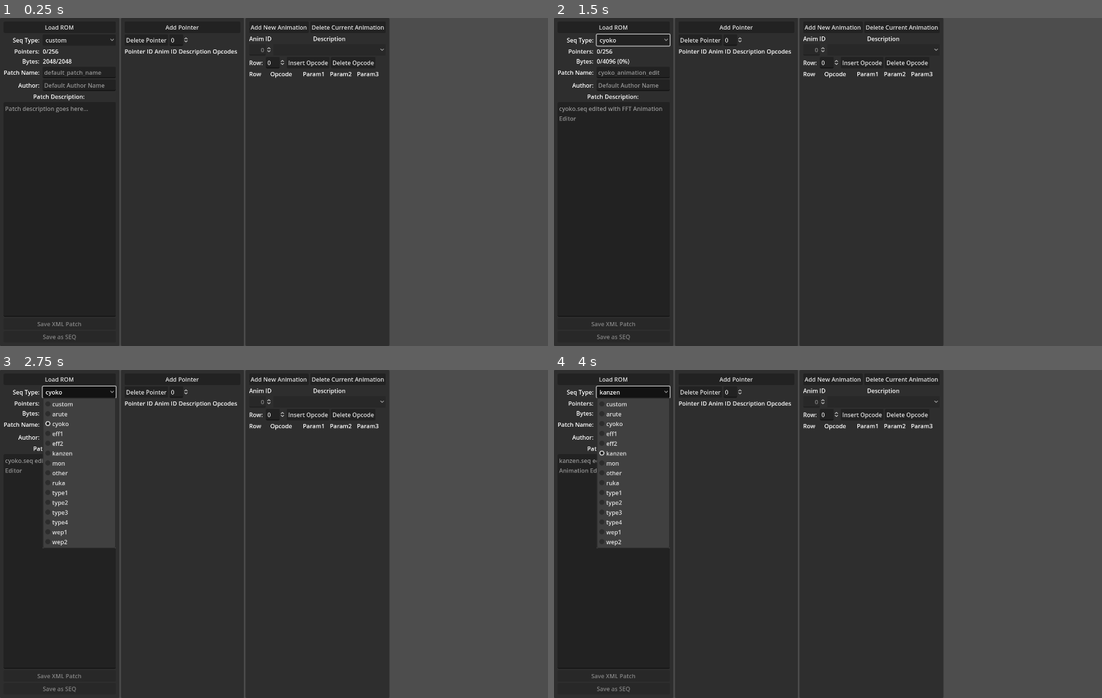
Above: before the commit, frames 1-4 (two rows, left to right).
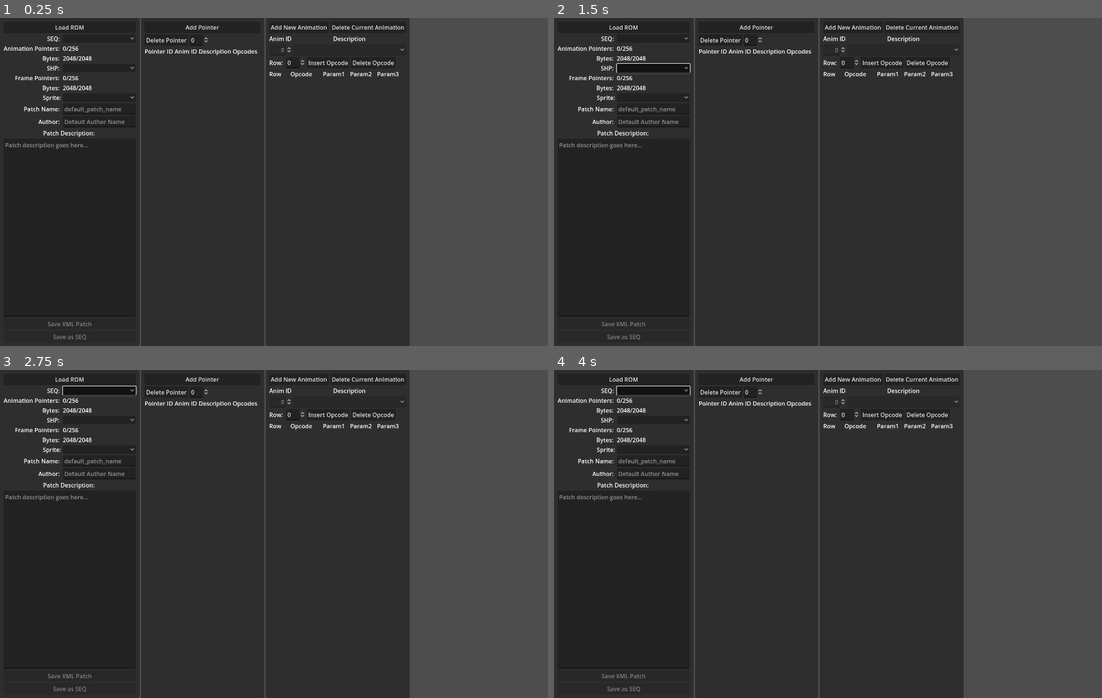
Above: after the commit, the same moments.

Repository: mrgudenheim/fftae
Game: Godot game, scene res://src/main.tscn
Same seed, same stepped clock (60 frames per second), same inputs: the game is played once before the commit and once after it.
Inputs (mouse positions are in pixels of both pictures, inside the frame that each line leads up to):
- Up to frame 1 (0.25 s): no input
- Up to frame 2 (1.5 s): click (630, 40) at 0.5 s, where only the run before the commit has a clickable "custom"; click (652, 67) at 1.27 s
- Up to frame 3 (2.75 s): click (76, 392) at 2 s, where only the run before the commit has a clickable "cyoko"
- Up to frame 4 (4 s): click (652, 448) at 2.77 s; click (630, 392) at 3.5 s, where only the run before the commit has a clickable "kanzen"

The runs differ from the first frame. In frame 1, 7.3% of the frame differs, in the area x 0-75%, y 0-100%; in frame 2, 7.6%; in frame 3, 10%; in frame 4, 10%.

Commit message:
populate info based on file from rom

Diff:
--- a/src/main.gd
+++ b/src/main.gd
@@ -100,12 +100,6 @@
 		var sector_split_bytes: int = sector_delta * (bytes_per_sector_header + bytes_per_sector_footer)
 		shp_metadata_size_offsets[key] = shp_metadata_size_offsets[key] - (directory_start_sector * bytes_per_sector) - sector_split_bytes - bytes_per_sector_header
 
-	settings_ui.patch_type_options.clear()
-	settings_ui.patch_type_options.add_item("custom")
-
-	for key: String in seq_metadata_size_offsets.keys():
-		settings_ui.patch_type_options.add_item(key)
-
 
 func _on_load_rom_pressed() -> void:
 	load_rom_dialog.visible = true
@@ -138,23 +132,30 @@
 		var file_data: PackedByteArray = record.get_file_data(rom)
 		match record.name.get_extension():
 			"SPR":
-				var spr: Spr = Spr.new()
-				spr.set_data(file_data)
-				sprites[record.name] = spr
+				var new_spr: Spr = Spr.new()
+				new_spr.set_data(file_data)
+				sprites[record.name] = new_spr
 			"SHP":
-				var shp: Shp = Shp.new()
-				shp.set_name(record.name)
-				shp.set_data_from_shp_bytes(file_data)
-				shps[record.name] = shp
+				var new_shp: Shp = Shp.new()
+				new_shp.set_name(record.name)
+				new_shp.set_data_from_shp_bytes(file_data)
+				shps[record.name] = new_shp
 			"SEQ":
-				var seq: Seq = Seq.new()
-				seq.set_name(record.name)
-				seq.set_data_from_seq_bytes(file_data)
-				seqs[record.name] = seq
+				var new_seq: Seq = Seq.new()
+				new_seq.set_name(record.name)
+				new_seq.set_data_from_seq_bytes(file_data)
+				seqs[record.name] = new_seq
 			_:
-				push_warning(record.name + ": Don't recognize file extension")
-
-
+				push_warning(record.name + ": File extension not recognized")
+
+	settings_ui.seq_options.clear()
+	for key: String in seqs.keys():
+		settings_ui.seq_options.add_item(key)
+
+	save_xml_button.disabled = false
+	save_seq_button.disabled = false
+
+	settings_ui._on_seq_file_options_item_selected(settings_ui.seq_options.selected)
 
 
 func _on_load_seq_pressed() -> void:
@@ -298,7 +299,6 @@
 func populate_opcode_list(opcode_grid_parent: GridContainer, seq_id: int) -> void:
 	clear_grid_container(opcode_grid_parent, 1) # keep header row
 
-	var seq_temp: Seq = FFTae.seq
 	for seq_part_index: int in FFTae.seq.sequences[seq_id].seq_parts.size():
 		var id_label: Label = Label.new()
 		id_label.text = str(seq_part_index)
@@ -320,7 +320,6 @@
 				opcode_options.item_selected.emit(opcode_options_index)
 				break
 
-		var seq_temp2: Seq = FFTae.seq
 		for param_index: int in FFTae.seq.sequences[seq_id].seq_parts[seq_part_index].parameters.size():
 			opcode_options.param_spinboxes[param_index].value = FFTae.seq.sequences[seq_id].seq_parts[seq_part_index].parameters[param_index]
 
--- a/src/main.tscn
+++ b/src/main.tscn
@@ -35,12 +35,12 @@
 grow_horizontal = 2
 grow_vertical = 2
 
-[node name="SettingsPanel" type="PanelContainer" parent="HBoxContainer" node_paths=PackedStringArray("patch_type_options", "animations_slots_text", "byt …(165 unchanged characters)…
+[node name="SettingsPanel" type="PanelContainer" parent="HBoxContainer" node_paths=PackedStringArray("seq_options", "animations_slots_text", "byt …(165 unchanged characters)…
 layout_mode = 2
 script = ExtResource("2_hmnjv")
-patch_type_options = NodePath("MarginContainer/VBoxContainer/Info/PatchType")
-animations_slots_text = NodePath("MarginContainer/VBoxContainer/Info/EmptyAnimationSlotsNum")
-bytes_text = NodePath("MarginContainer/VBoxContainer/Info/EmptyBytesNum")
+seq_options = NodePath("MarginContainer/VBoxContainer/Info/SeqFileOptions")
+animations_slots_text = NodePath("MarginContainer/VBoxContainer/Info/NumEmptyAnimationPointers")
+bytes_text = NodePath("MarginContainer/VBoxContainer/Info/NumEmptySeqBytes")
 patch_name_edit = NodePath("MarginContainer/VBoxContainer/Info/PatchNameLineEdit")
 author_name_edit = NodePath("MarginContainer/VBoxContainer/Info/AuthorLineEdit")
 patch_description_edit = NodePath("MarginContainer/VBoxContainer/DescriptionTextEdit")
@@ -91,33 +91,69 @@
 layout_mode = 2
 columns = 2
 
-[node name="PatchStart" type="Label" parent="HBoxContainer/SettingsPanel/MarginContainer/VBoxContainer/Info"]
-layout_mode = 2
-text = "Seq Type: "
-horizontal_alignment = 2
-
-[node name="PatchType" type="OptionButton" parent="HBoxContainer/SettingsPanel/MarginContainer/VBoxContainer/Info"]
-layout_mode = 2
-
-[node name="EmptyAnimationSlots" type="Label" parent="HBoxContainer/SettingsPanel/MarginContainer/VBoxContainer/Info"]
-layout_mode = 2
-text = "Pointers: "
-horizontal_alignment = 2
-
-[node name="EmptyAnimationSlotsNum" type="Label" parent="HBoxContainer/SettingsPanel/MarginContainer/VBoxContainer/Info"]
+[node name="SeqFile" type="Label" parent="HBoxContainer/SettingsPanel/MarginContainer/VBoxContainer/Info"]
+layout_mode = 2
+text = "SEQ: "
+horizontal_alignment = 2
+
+[node name="SeqFileOptions" type="OptionButton" parent="HBoxContainer/SettingsPanel/MarginContainer/VBoxContainer/Info"]
+layout_mode = 2
+
+[node name="EmptyAnimationPointers" type="Label" parent="HBoxContainer/SettingsPanel/MarginContainer/VBoxContainer/Info"]
+layout_mode = 2
+text = "Animation Pointers: "
+horizontal_alignment = 2
+
+[node name="NumEmptyAnimationPointers" type="Label" parent="HBoxContainer/SettingsPanel/MarginContainer/VBoxContainer/Info"]
 layout_mode = 2
 text = "0/256"
 label_settings = SubResource("LabelSettings_8s6nw")
 
-[node name="EmptyBytes" type="Label" parent="HBoxContainer/SettingsPanel/MarginContainer/VBoxContainer/Info"]
+[node name="EmptySeqBytes" type="Label" parent="HBoxContainer/SettingsPanel/MarginContainer/VBoxContainer/Info"]
 layout_mode = 2
 text = "Bytes: "
 horizontal_alignment = 2
 
-[node name="EmptyBytesNum" type="Label" parent="HBoxContainer/SettingsPanel/MarginContainer/VBoxContainer/Info"]
+[node name="NumEmptySeqBytes" type="Label" parent="HBoxContainer/SettingsPanel/MarginContainer/VBoxContainer/Info"]
 layout_mode = 2
 text = "2048/2048"
 label_settings = SubResource("LabelSettings_bugng")
+
+[node name="ShpFile" type="Label" parent="HBoxContainer/SettingsPanel/MarginContainer/VBoxContainer/Info"]
+layout_mode = 2
+text = "SHP: "
+horizontal_alignment = 2
+
+[node name="ShpFileSelector" type="OptionButton" parent="HBoxContainer/SettingsPanel/MarginContainer/VBoxContainer/Info"]
+layout_mode = 2
+
+[node name="EmptyFramePointers" type="Label" parent="HBoxContainer/SettingsPanel/MarginContainer/VBoxContainer/Info"]
+layout_mode = 2
+text = "Frame Pointers: "
+horizontal_alignment = 2
+
+[node name="NumEmptyFramePoitners" type="Label" parent="HBoxContainer/SettingsPanel/MarginContainer/VBoxContainer/Info"]
+layout_mode = 2
+text = "0/256"
+label_settings = SubResource("LabelSettings_8s6nw")
+
+[node name="EmptyShpBytes" type="Label" parent="HBoxContainer/SettingsPanel/MarginContainer/VBoxContainer/Info"]
+layout_mode = 2
+text = "Bytes: "
+horizontal_alignment = 2
+
+[node name="NumEmptyShpBytes" type="Label" parent="HBoxContainer/SettingsPanel/MarginContainer/VBoxContainer/Info"]
+layout_mode = 2
+text = "2048/2048"
+label_settings = SubResource("LabelSettings_bugng")
+
+[node name="Sprite" type="Label" parent="HBoxContainer/SettingsPanel/MarginContainer/VBoxContainer/Info"]
+layout_mode = 2
+text = "Sprite:"
+horizontal_alignment = 2
+
+[node name="SpriteSelector" type="OptionButton" parent="HBoxContainer/SettingsPanel/MarginContainer/VBoxContainer/Info"]
+layout_mode = 2
 
 [node name="PatchNameLabel" type="Label" parent="HBoxContainer/SettingsPanel/MarginContainer/VBoxContainer/Info"]
 layout_mode = 2
@@ -337,7 +373,7 @@
 [connection signal="file_selected" from="HBoxContainer/SettingsPanel/MarginContainer/VBoxContainer/LoadRom/LoadRomDialog" to="." method="_on_load_rom_dialog_file_selected"]
 [connection signal="pressed" from="HBoxContainer/SettingsPanel/MarginContainer/VBoxContainer/LoadSEQ" to="." method="_on_load_seq_pressed"]
 [connection signal="file_selected" from="HBoxContainer/SettingsPanel/MarginContainer/VBoxContainer/LoadSEQ/LoadFileDialog" to="." method="_on_load_file_dialog_file_selected"]
-[connection signal="item_selected" from="HBoxContainer/SettingsPanel/MarginContainer/VBoxContainer/Info/PatchType" to="HBoxContainer/SettingsPanel" method="_on_patch_type_item_selected"]
+[connection signal="item_selected" from="HBoxContainer/SettingsPanel/MarginContainer/VBoxContainer/Info/SeqFileOptions" to="HBoxContainer/SettingsPanel" method="_on_seq_file_options_item_selected"]
 [connection signal="pressed" from="HBoxContainer/SettingsPanel/MarginContainer/VBoxContainer/SaveAsXml" to="." method="_on_save_as_xml_pressed"]
 [connection signal="file_selected" from="HBoxContainer/SettingsPanel/MarginContainer/VBoxContainer/SaveAsXml/SaveXmlDialog" to="." method="_on_save_xml_dialog_file_selected"]
 [connection signal="pressed" from="HBoxContainer/SettingsPanel/MarginContainer/VBoxContainer/SaveAsSEQ" to="." method="_on_save_as_seq_pressed"]
--- a/src/settings_ui.gd
+++ b/src/settings_ui.gd
@@ -1,7 +1,7 @@
 class_name SettingsUi
 extends Node
 
-@export var patch_type_options: OptionButton
+@export var seq_options: OptionButton
 @export var animations_slots_text: Label
 @export var bytes_text: Label
 @export var patch_name_edit: LineEdit
@@ -76,7 +76,7 @@
 	var percent_of_max:String = " (%.f%%)" % [100 * current/float(max_value)]
 	ui.text = str(current) + "/" + str(max_value) + percent_of_max
 
-	var type: String = patch_type_options.get_item_text(patch_type_options.selected)
+	var type: String = seq_options.get_item_text(seq_options.selected)
 	if current > max_value:
 		ui.label_settings.font_color = Color.DARK_RED
 	elif FFTae.original_sizes.has(type):
@@ -86,32 +86,6 @@
 			ui.label_settings.font_color = Color.WHITE
 	else:
 		ui.label_settings.font_color = Color.WHITE
-
-
-func on_seq_data_loaded(seq: Seq) -> void:
-	for index in patch_type_options.item_count:
-		if patch_type_options.get_item_text(index) == seq.file_name:
-			patch_type_options.select(index)
-			_on_patch_type_item_selected(patch_type_options.selected)
-			break
-
-	current_animation_slots = seq.sequence_pointers.size()
-	max_animation_slots = seq.section2_length / 4
-	current_bytes = seq.toal_length
-
-	if FFTae.original_sizes.has(seq.file_name):
-		max_bytes = ceil(FFTae.original_sizes[seq.file_name] / float(FFTae.data_bytes_per_sector)) * FFTae.data_bytes_per_sector as int
-
-	var type: String = patch_type_options.get_item_text(patch_type_options.selected)
-	patch_description_edit.placeholder_text = type + ".seq edited with FFT Animation Editor"
-	patch_name_edit.placeholder_text = type + "_animation_edit"
-
-	animation_id_spinbox.max_value = seq.sequences.size() - 1
-	animation_id_spinbox.editable = true
-
-	pointer_index_spinbox.max_value = seq.sequence_pointers.size() - 1
-
-	update_animation_description_options(seq)
 
 
 func update_animation_description_options(seq: Seq) -> void:
@@ -127,11 +101,30 @@
 		animation_name_options.disabled = false
 
 
-func _on_patch_type_item_selected(index: int) -> void:
-	var type: String = patch_type_options.get_item_text(index)
+func _on_seq_file_options_item_selected(index: int) -> void:
+	var type: String = seq_options.get_item_text(index)
+	FFTae.seq = FFTae.ae.seqs[type]
 
-	if FFTae.original_sizes.has(type):
-		max_bytes = ceil(FFTae.original_sizes[type] / float(FFTae.data_bytes_per_sector)) * FFTae.data_bytes_per_sector as int
+	if FFTae.ae.file_records.has(type):
+		max_bytes = ceil(FFTae.ae.file_records[type].size / float(FFTae.data_bytes_per_sector)) * FFTae.data_bytes_per_sector as int
 
 	patch_description_edit.placeholder_text = type + ".seq edited with FFT Animation Editor"
 	patch_name_edit.placeholder_text = type + "_animation_edit"
+
+	current_animation_slots = FFTae.seq.sequence_pointers.size()
+	max_animation_slots = FFTae.seq.section2_length / 4
+	current_bytes = FFTae.seq.toal_length
+
+	animation_id_spinbox.max_value = FFTae.seq.sequences.size() - 1
+	animation_id_spinbox.editable = true
+
+	pointer_index_spinbox.max_value = FFTae.seq.sequence_pointers.size() - 1
+
+	update_animation_description_options(FFTae.seq)
+
+	FFTae.ae.populate_animation_list(FFTae.ae.animation_list_container, FFTae.seq)
+	FFTae.ae.populate_opcode_list(FFTae.ae.opcode_list_container, animation_name_options.selected)
+
+
+func get_options_button_selected_text(option_box: OptionButton) -> String:
+	return option_box.get_item_text(option_box.selected)
